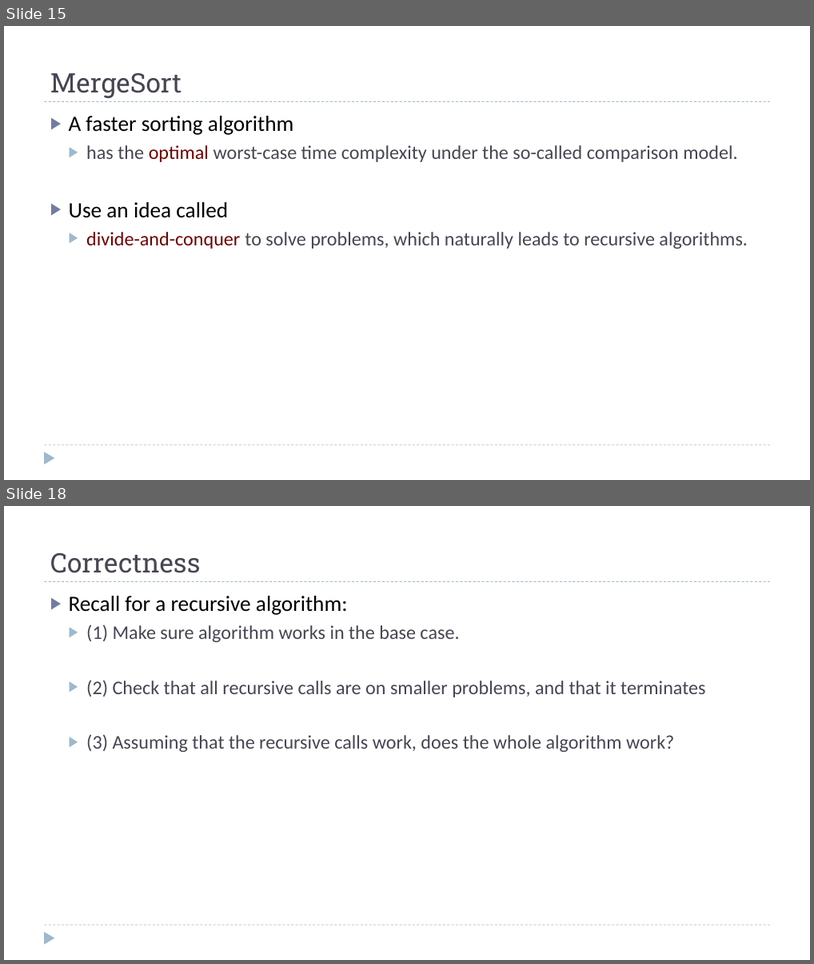
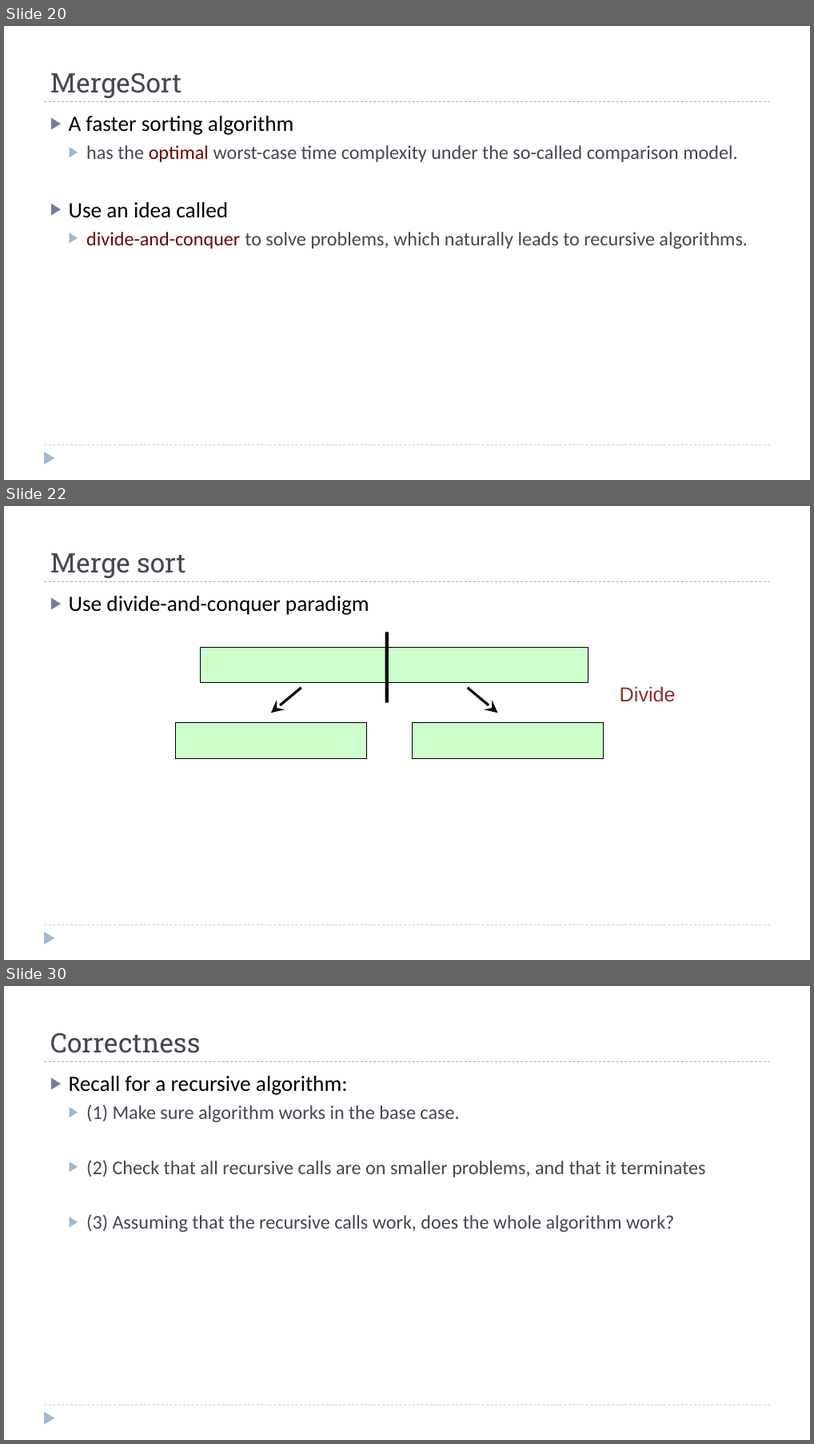
Before and after one commit to dsc-courses/dsc40b-2025-wi, a slide deck: materials/lectures/06-sorting/slides.pptx. Shown one above the other, each under a label of ours: slides 15 and 18 before the commit, slides 20, 22 and 30 after it; the slides between them are not shown. The pictures are 814x964 and 814x1444 pixels, drawn with LibreOffice and Linux fonts; fonts in the diff are those of the drawing. Boxes give left, top, right and bottom in pixels: in the first picture for what was removed or moved away, otherwise in the second. Text is boxed around its words. In the diff, an @@ line names an element or a change of style, - is before the commit and + after.

```diff
--- a/materials/lectures/06-sorting/slides.pptx
+++ b/materials/lectures/06-sorting/slides.pptx
@@ slide 22 added at <box>4,506,810,960</box>, background #FFFFFF; not listed: 3 template elements that a slide beside it also shows @@
@@ title added at <box>50,553,186,578</box>, 32 pt, text #464653 @@
+Merge sort
@@ text added at <box>69,596,370,615</box>, 26 pt, text #000000 @@
+▶ Use divide-and-conquer paradigm
@@ rectangle added at <box>201,647,589,682</box>, fill #CCFFCC, outline #000000 0.75 pt @@
@@ group added at <box>175,632,604,758</box>: 2 rectangles, 2 arrows, 1 line @@
@@ text added at <box>620,686,676,702</box>, 24 pt, text #912E2C @@
+Divide
@@ what was slide 15 is now slide 20 @@
@@ what was slide 18 is now slide 30 @@
```
Also in this commit, not shown: 2 slides changed, 22 other slides added, 22 other files.
